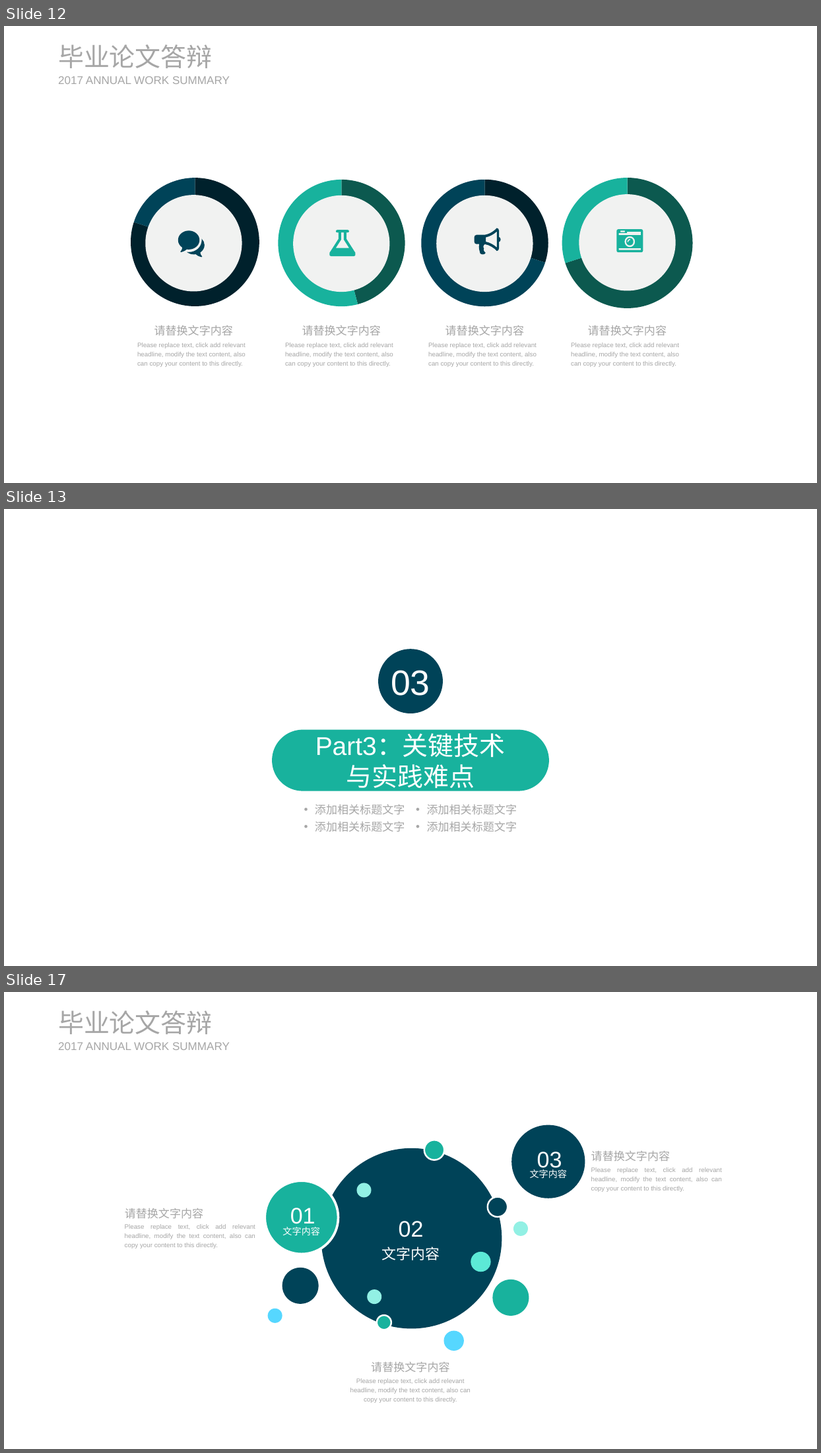
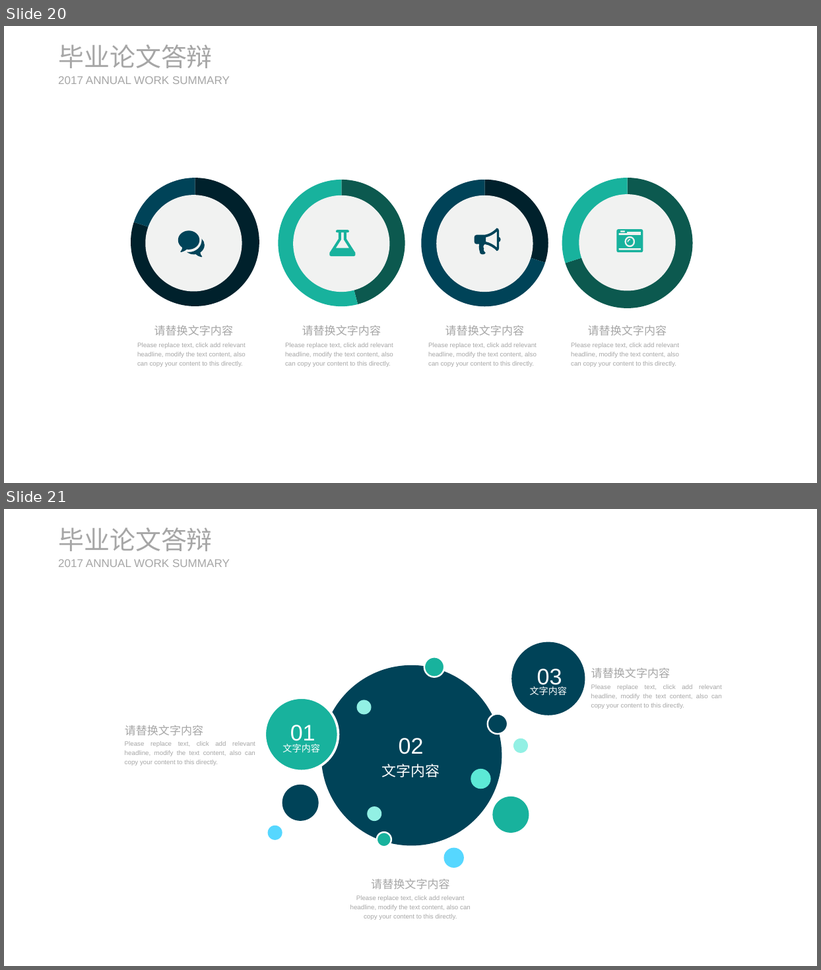
Before and after one commit to yybysj/bysj, a slide deck: Requirement/毕业设计相关规定及规范/毕设开题答辩PPT.pptx. Shown one above the other, each under a label of ours: slides 12, 13 and 17 before the commit, slides 20 and 21 after it; the slides between them are not shown. The pictures are 821x1453 and 821x970 pixels, drawn with LibreOffice and Linux fonts; fonts in the diff are those of the drawing. Boxes give left, top, right and bottom in pixels: in the first picture for what was removed or moved away, otherwise in the second. Text is boxed around its words. In the diff, an @@ line names an element or a change of style, - is before the commit and + after.

Commit message:
添加开题PPT

```diff
--- a/Requirement/毕业设计相关规定及规范/毕设开题答辩PPT.pptx
+++ b/Requirement/毕业设计相关规定及规范/毕设开题答辩PPT.pptx
@@ slide 13 removed at bbox=[4, 509, 817, 966], background #FFFFFF @@
@@ ellipse removed at bbox=[378, 649, 443, 714] @@
-03
@@ rounded rectangle removed at bbox=[273, 730, 549, 791] @@
@@ free removed at bbox=[304, 729, 517, 791] @@
-Part3：关键技术与实践难点
@@ text removed at bbox=[315, 805, 405, 815] @@
-  • 添加相关标题文字
@@ text removed at bbox=[427, 805, 517, 815] @@
-  • 添加相关标题文字
@@ text removed at bbox=[315, 822, 405, 832] @@
-  • 添加相关标题文字
@@ text removed at bbox=[427, 822, 517, 832] @@
-  • 添加相关标题文字
@@ what was slide 12 is now slide 20 @@
@@ what was slide 17 is now slide 21 @@
```
Also in this commit, not shown: 2 slides changed, 13 slides added, 11 other slides removed, 2 other files.
